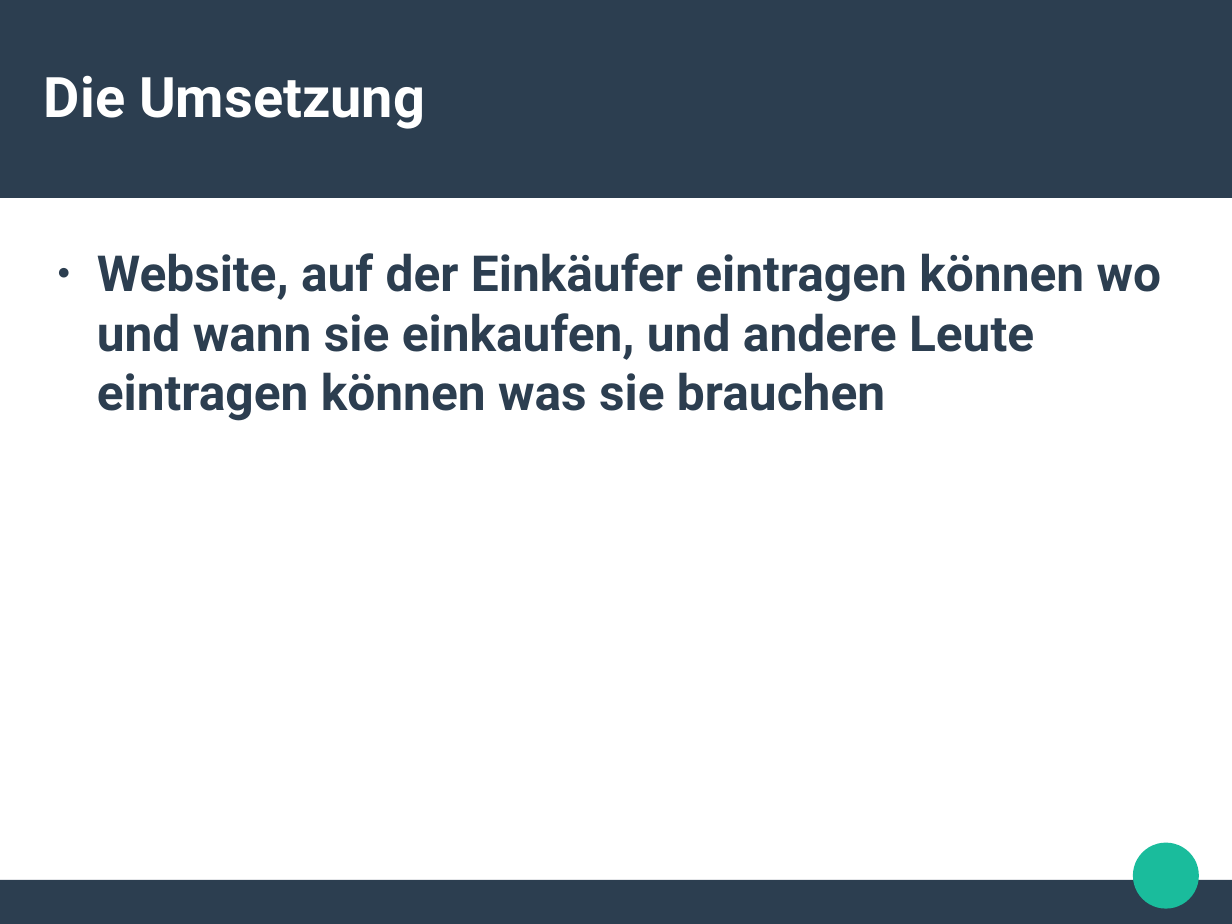
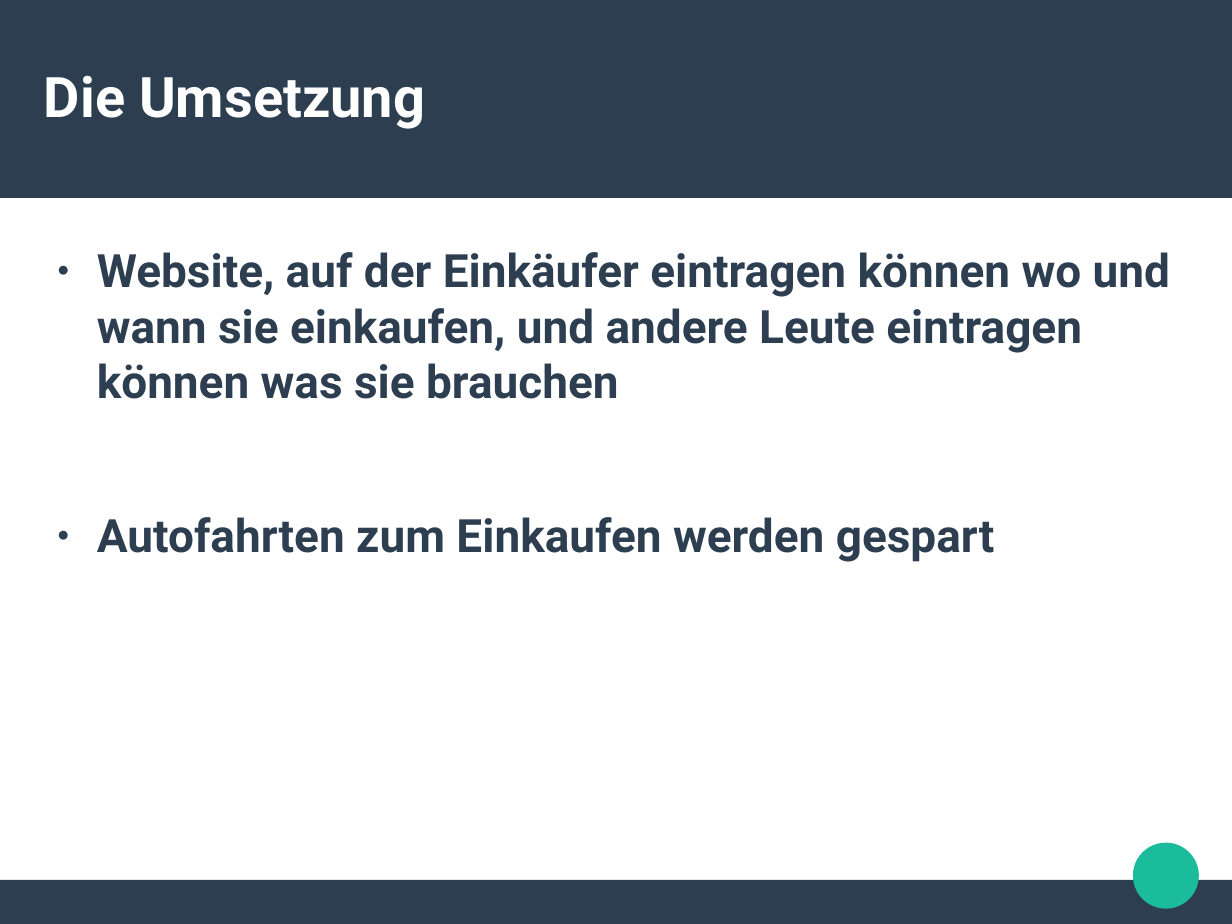
Before and after one commit to freiqu/Buy2gether, a slide deck: slide 3 of Praesentation.odp (slide 4 before the commit). Drawn at 1232x924 pixels with LibreOffice and Linux fonts; fonts in the diff are those of the drawing. Boxes give left, top, right and bottom in pixels: in the first picture for what was removed or moved away, otherwise in the second. Text is boxed around its words. In the diff, an @@ line names an element or a change of style, - is before the commit and + after.

```diff
--- a/Praesentation.odp
+++ b/Praesentation.odp
@@ text at (x1=97, y1=252, x2=1170, y2=399): size 32 to 29.6 pt in "Website, auf der Einkäufer eintragen können wo ..." @@
@@ text at (x1=97, y1=517, x2=994, y2=562): paragraph added @@
+● Autofahrten zum Einkaufen werden gespart
```
Also in this commit, not shown: 1 other slide changed, 1 slide added, 1 slide removed.
